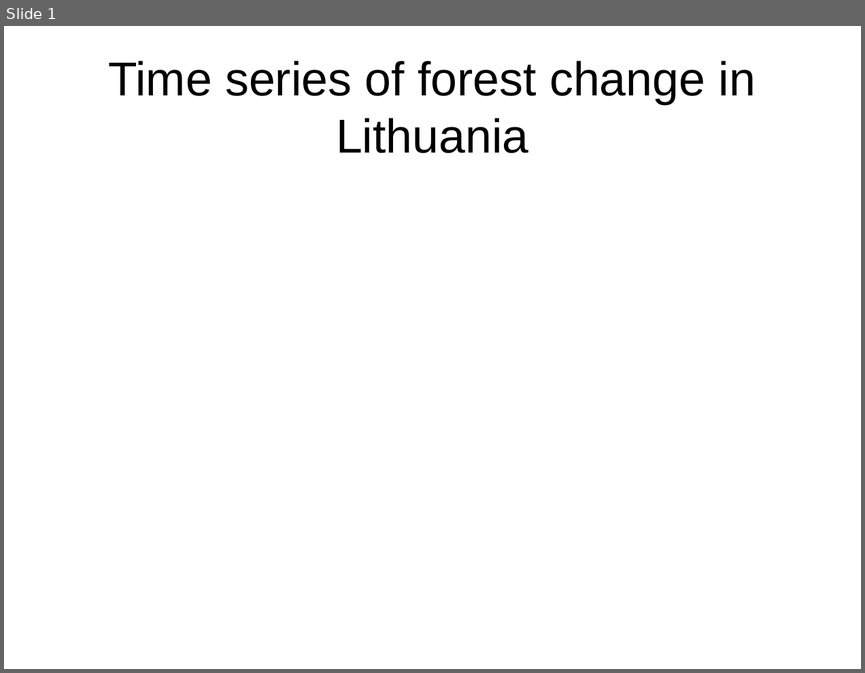
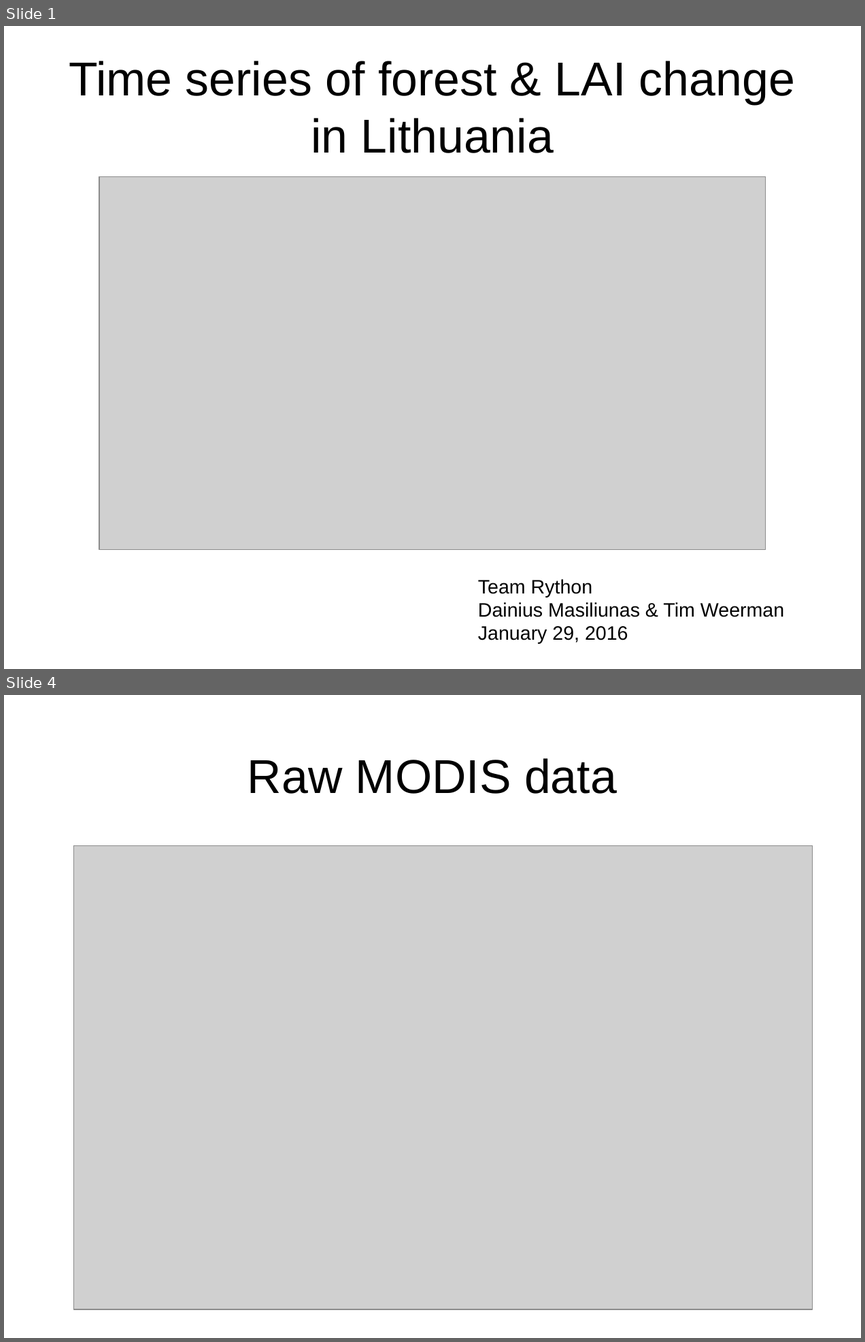
Before and after one commit to GreatEmerald/geoscripting, a slide deck: Project/Presentation/Project presentation.odp. Shown one above the other, each under a label of ours: slide 1 before the commit, slides 1 and 4 after it; the slides between them are not shown. The pictures are 865x673 and 865x1342 pixels, drawn with LibreOffice and Linux fonts; fonts in the diff are those of the drawing; grey boxes stand for pictures. Boxes give left, top, right and bottom in pixels: in the first picture for what was removed or moved away, otherwise in the second. Text is boxed around its words. In the diff, an @@ line names an element or a change of style, - is before the commit and + after.

```diff
--- a/Project/Presentation/Project presentation.odp
+++ b/Project/Presentation/Project presentation.odp
@@ slide 4 added at <box>4,695,861,1338</box>, background #FFFFFF @@
@@ title added at <box>247,758,617,794</box>, 44 pt, text #000000 @@
+Raw MODIS data
@@ picture added at <box>74,845,813,1309</box> @@
@@ slide 1 changed as well @@
@@ title at <box>69,61,795,153</box>: text changed @@
-Time series of forest change in Lithuania
+Time series of forest & LAI change in Lithuania
@@ picture added at <box>99,176,765,548</box> @@
@@ text added at <box>478,579,784,643</box>, 18 pt, text #000000 @@
+Team Rython
+Dainius Masiliunas & Tim Weerman
+January 29, 2016
```
Also in this commit, not shown: 8 other slides added, 3 slides removed, 1 other file.
